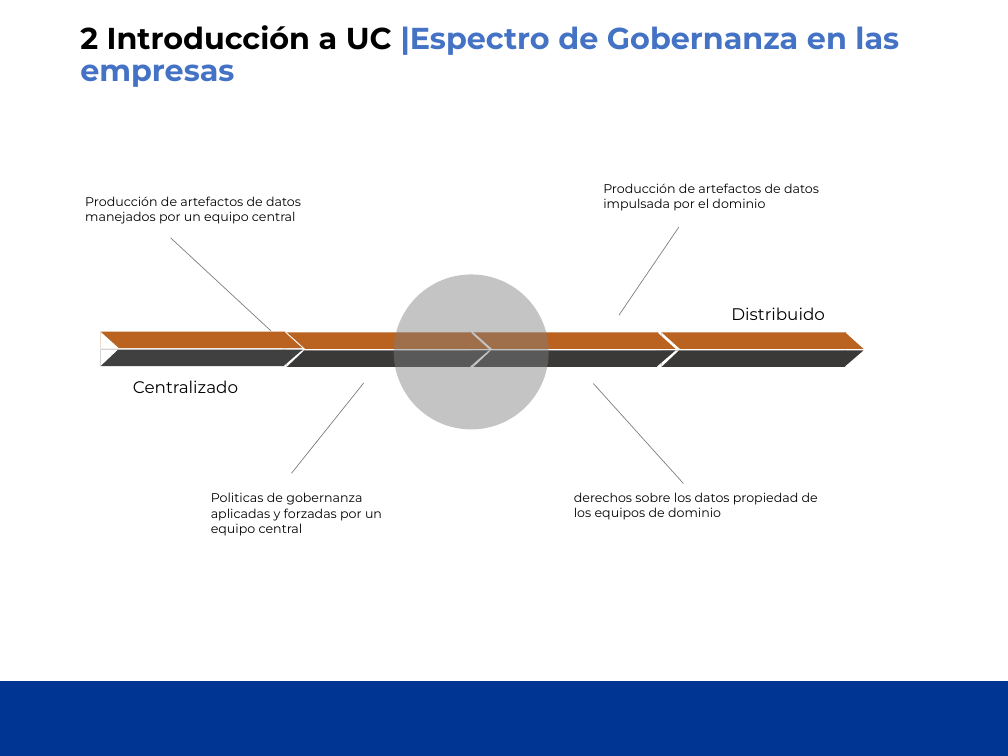
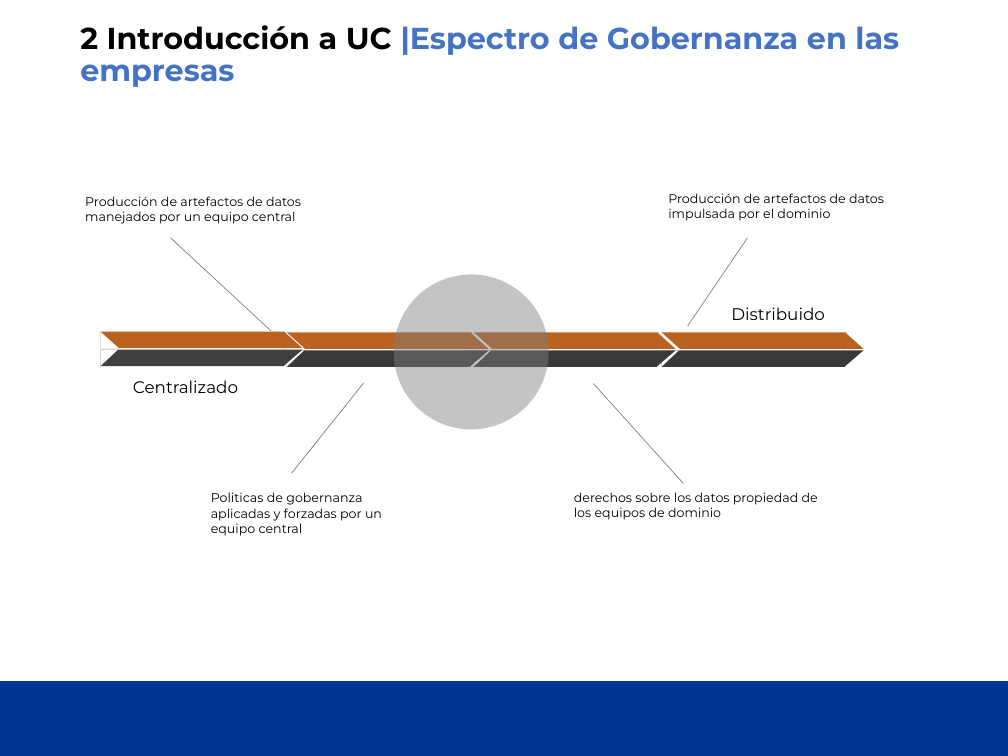
Before and after one commit to jmartinezceste/251101Course_UC_Ceste, a slide deck: slide 10 of UC_Course_Sesion2/UCDatabrick - Sesion 2.pptx. Drawn at 1008x756 pixels with LibreOffice and Linux fonts; fonts in the diff are those of the drawing; background and template pictures are left out. Boxes give left, top, right and bottom in pixels: in the first picture for what was removed or moved away, otherwise in the second. Text is boxed around its words. In the diff, an @@ line names an element or a change of style, - is before the commit and + after.

```diff
--- a/UC_Course_Sesion2/UCDatabrick - Sesion 2.pptx
+++ b/UC_Course_Sesion2/UCDatabrick - Sesion 2.pptx
@@ text "Producción de artefactos de datos ...": place and size @@
-text "Producción de artefactos de datos ..." at bbox=[603, 183, 819, 211]
+text "Producción de artefactos de datos ..." at bbox=[668, 193, 884, 221]
@@ line moved from (679, 227) - (619, 316) to (748, 238) - (687, 326) @@
```
Also in this commit, not shown: 2 other slides changed, 1 slide removed.
